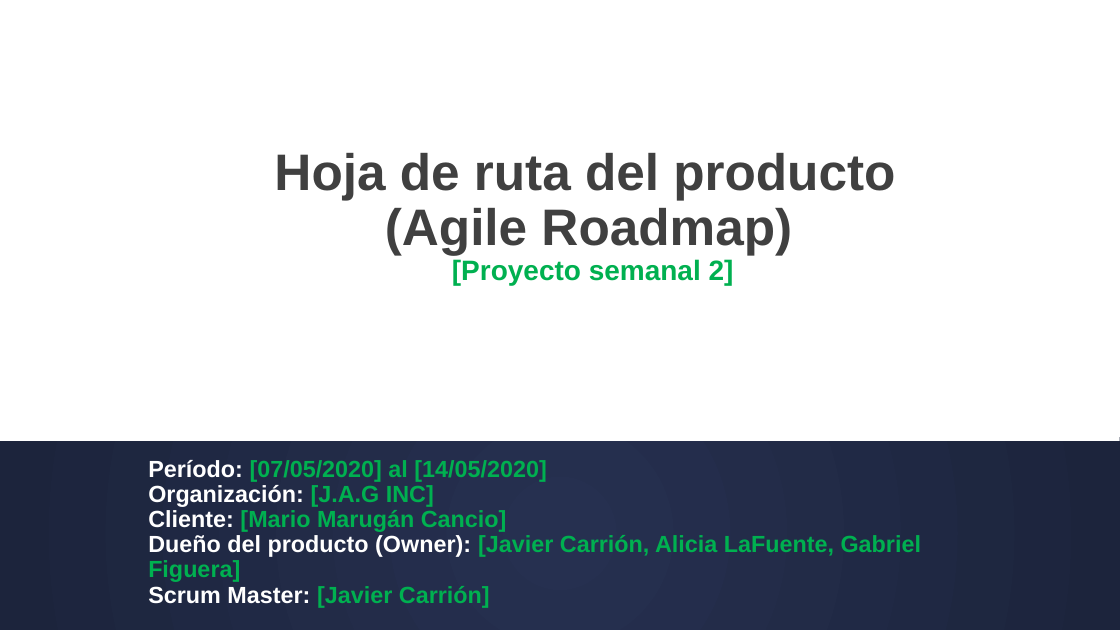
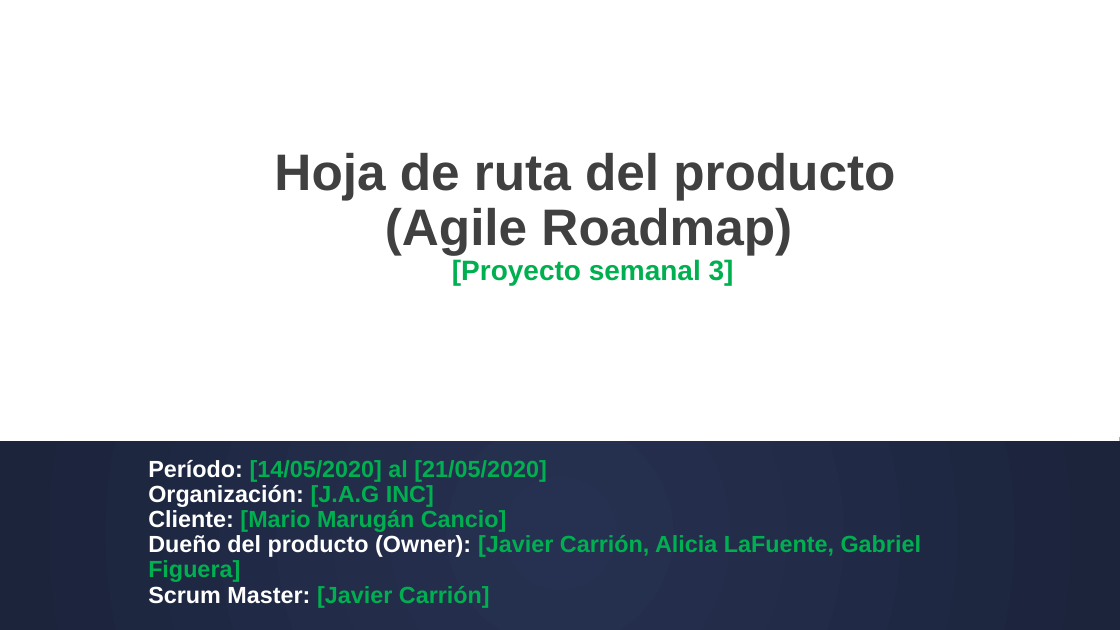
Before and after one commit to gef1412/FCT, a slide deck: slide 1 of Hoja de ruta del producto.pptx. Drawn at 1120x630 pixels with LibreOffice and Linux fonts; fonts in the diff are those of the drawing. Boxes give left, top, right and bottom in pixels: in the first picture for what was removed or moved away, otherwise in the second. Text is boxed around its words. In the diff, an @@ line names an element or a change of style, - is before the commit and + after.

Commit message:
tercera semana

```diff
--- a/Hoja de ruta del producto.pptx
+++ b/Hoja de ruta del producto.pptx
@@ title at [274,153,895,286]: text changed @@
-Hoja de ruta del producto
-(Agile Roadmap)
-[Proyecto semanal 2]
+Hoja de ruta del producto
+(Agile Roadmap)
+[Proyecto semanal 3]
@@ rectangle at [0,437,1120,630]: fill gradient #263050 to #1D243C to gradient #263050 to #1C243C @@
@@ subtitle at [148,460,546,482]: text changed @@
-Período: [07/05/2020] al [14/05/2020]
+Período: [14/05/2020] al [21/05/2020]
```
Also in this commit, not shown: 1 other slide changed, 36 other files.
